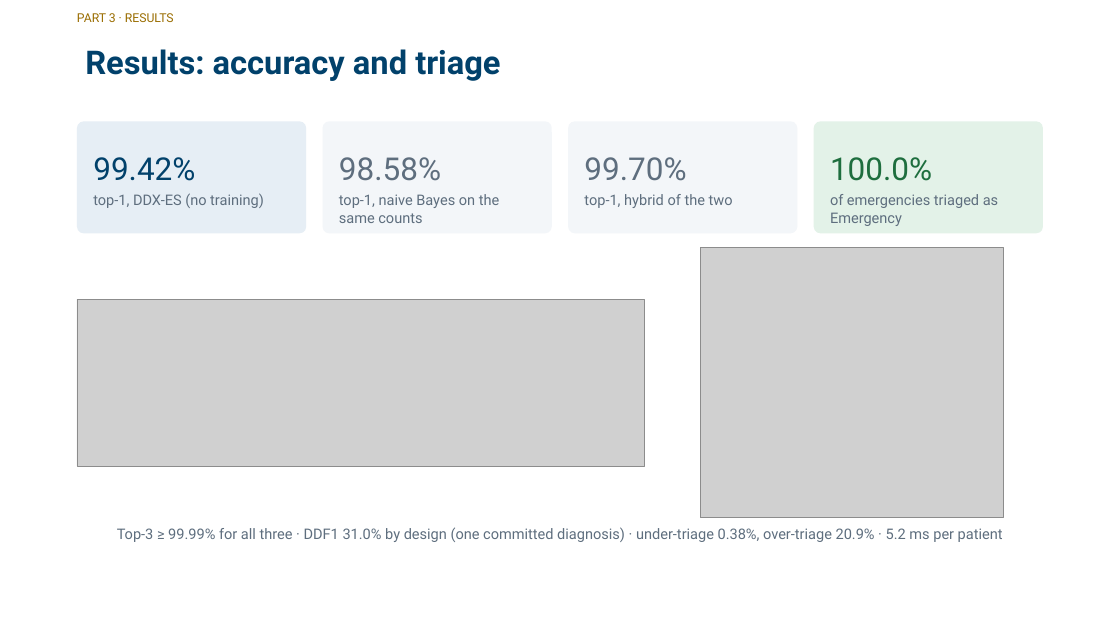
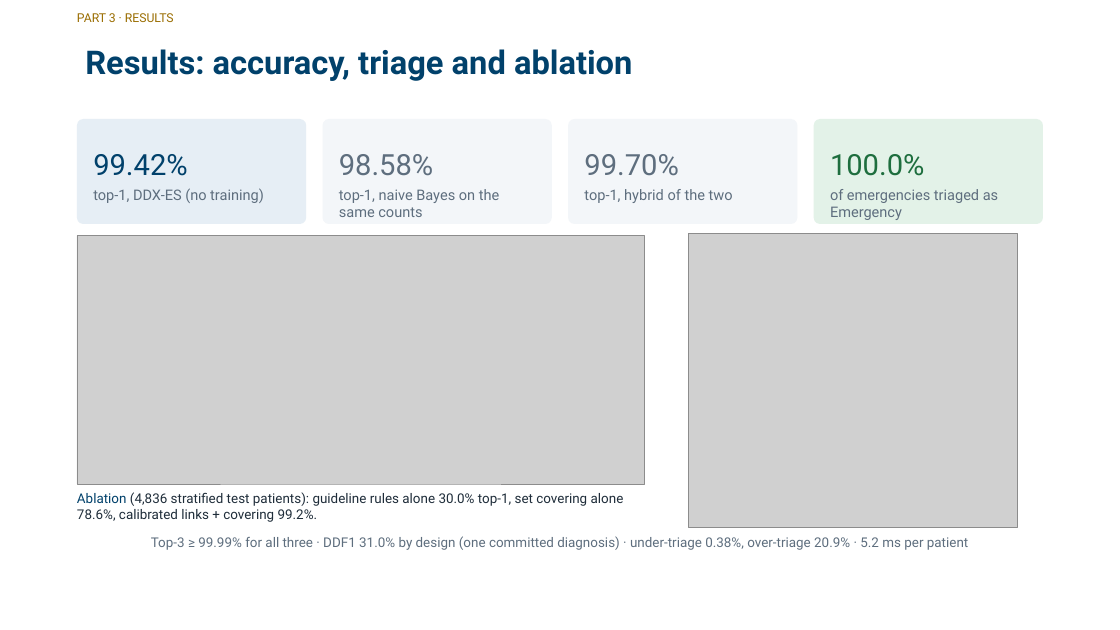
Before and after one commit to zidanarsyad/ddx-expert-system, a slide deck: slide 12 of docs/slides.pptx (slide 18 before the commit). Drawn at 1120x630 pixels with LibreOffice and Linux fonts; fonts in the diff are those of the drawing; grey boxes stand for pictures; background and template pictures are left out. Boxes give left, top, right and bottom in pixels: in the first picture for what was removed or moved away, otherwise in the second. Text is boxed around its words. In the diff, an @@ line names an element or a change of style, - is before the commit and + after.

```diff
--- a/docs/slides.pptx
+++ b/docs/slides.pptx
@@ title at box(85, 49, 632, 81): text changed @@
-Results: accuracy and triage
+Results: accuracy, triage and ablation
@@ rounded rectangle: place and size @@
-rounded rectangle at box(77, 121, 307, 233)
+rounded rectangle at box(77, 119, 307, 224)
@@ rounded rectangle: place and size @@
-rounded rectangle at box(323, 121, 552, 233)
+rounded rectangle at box(323, 119, 552, 224)
@@ rounded rectangle: place and size @@
-rounded rectangle at box(568, 121, 797, 233)
+rounded rectangle at box(568, 119, 797, 224)
@@ rounded rectangle: place and size @@
-rounded rectangle at box(814, 121, 1044, 233)
+rounded rectangle at box(814, 119, 1044, 224)
@@ size 27 to 25 pt in 4 elements at box(339, 154, 433, 176), box(584, 154, 678, 176), box(830, 154, 924, 176), box(93, 154, 187, 176) @@
@@ text "top-1, DDX-ES (no training)": place and size @@
-text "top-1, DDX-ES (no training)" at box(93, 193, 264, 208)
+text "top-1, DDX-ES (no training)" at box(93, 188, 264, 203)
@@ text "top-1, naive Bayes on the ...": place and size @@
-text "top-1, naive Bayes on the ..." at box(339, 194, 500, 223)
+text "top-1, naive Bayes on the ..." at box(339, 189, 500, 217)
@@ text "top-1, hybrid of the two": place and size @@
-text "top-1, hybrid of the two" at box(584, 194, 733, 208)
+text "top-1, hybrid of the two" at box(584, 189, 733, 203)
@@ text "of emergencies triaged as Emergency": place and size @@
-text "of emergencies triaged as Emergency" at box(830, 194, 998, 226)
+text "of emergencies triaged as Emergency" at box(830, 189, 998, 220)
@@ picture: place and size @@
-picture at box(77, 299, 644, 466)
+picture at box(77, 236, 644, 485)
@@ picture: place and size @@
-picture at box(701, 247, 1004, 518)
+picture at box(688, 234, 1017, 528)
@@ text added at box(77, 492, 624, 522), 11.5 pt, text #1F2D3A @@
+Ablation (4,836 stratified test patients): guideline rules alone 30.0% top-1, set covering alone 78.6%, calibrated links + covering 99.2%.
@@ text "Top-3 ≥ 99.99% for all ...": place and size @@
-text "Top-3 ≥ 99.99% for all ..." at box(117, 527, 1003, 542)
+text "Top-3 ≥ 99.99% for all ..." at box(151, 536, 968, 550)
@@ text "Top-3 ≥ 99.99% for all ..." at box(151, 536, 968, 550): size 12.5 to 11.5 pt @@
```
Also in this commit, not shown: 9 other slides changed, 9 slides removed, 12 other files.
